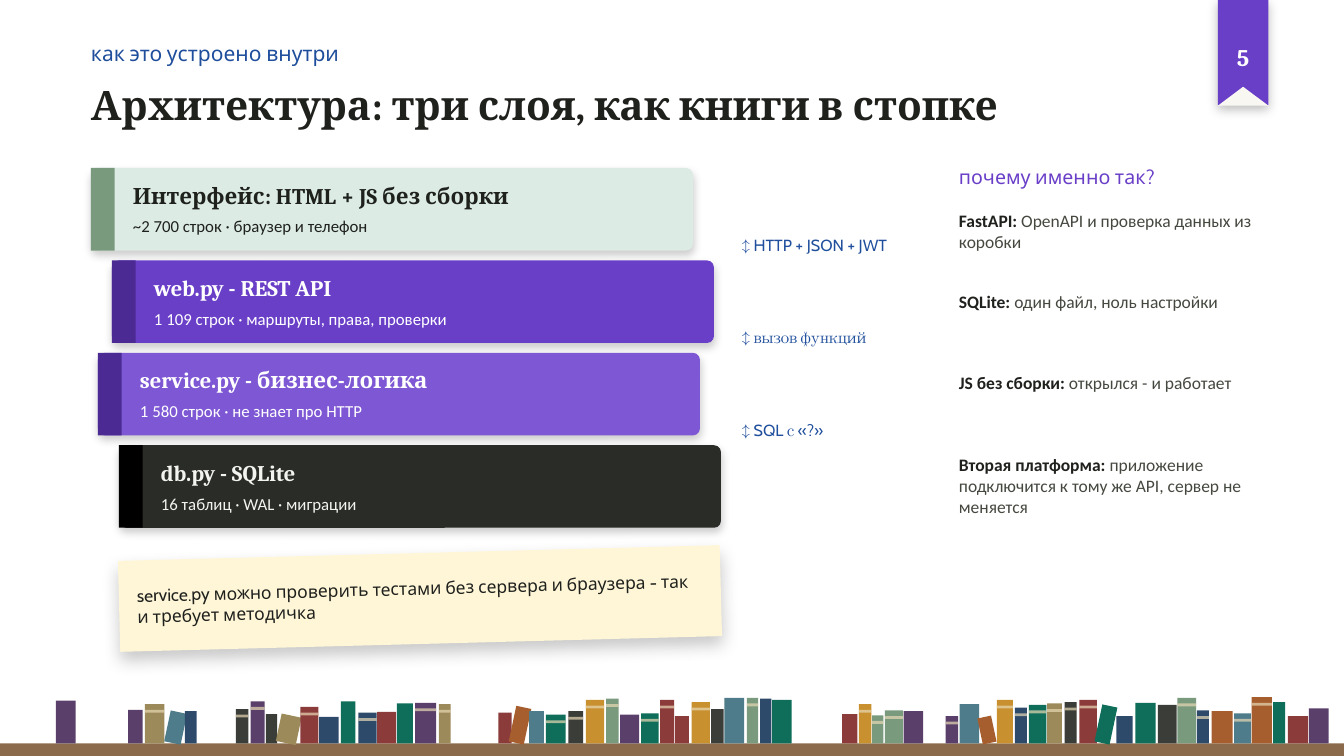
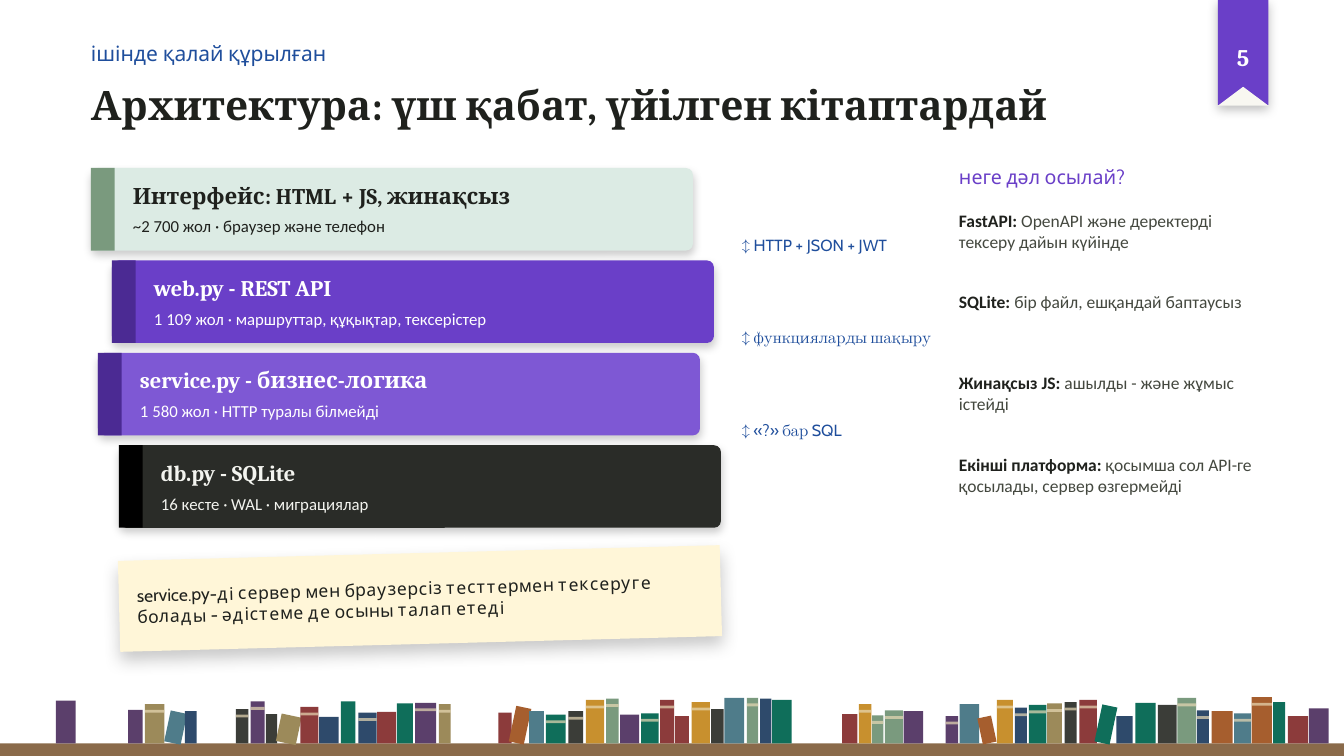
Before and after one commit to Kioku-0/oqu, a slide deck: slide 5 of Для_сдачи/2_Презентации/Оқу_предзащита_рус-каз.pptx. Drawn at 1344x756 pixels with LibreOffice and Linux fonts; fonts in the diff are those of the drawing; background and template pictures are left out. Boxes give left, top, right and bottom in pixels: in the first picture for what was removed or moved away, otherwise in the second. Text is boxed around its words. In the diff, an @@ line names an element or a change of style, - is before the commit and + after.

Commit message:
Казахская версия презентации: весь текст слайдов на казахском
Словарь slides_kk.py по образцу кыргызского; README презентаций: таблица языков по версиям.

```diff
--- a/Для_сдачи/2_Презентации/Оқу_предзащита_рус-каз.pptx
+++ b/Для_сдачи/2_Презентации/Оқу_предзащита_рус-каз.pptx
@@ text at box(91, 45, 326, 66): text changed @@
-как это устроено внутри
+ішінде қалай құрылған
@@ text at box(91, 88, 1046, 130): text changed @@
-Архитектура: три слоя, как книги в стопке
+Архитектура: үш қабат, үйілген кітаптардай
@@ text at box(959, 169, 1117, 188): text changed @@
-почему именно так?
+неге дәл осылай?
@@ text at box(133, 187, 510, 209): text changed @@
-Интерфейс: HTML + JS без сборки
+Интерфейс: HTML + JS, жинақсыз
@@ text at box(133, 220, 385, 235): text changed @@
-~2 700 строк · браузер и телефон
+~2 700 жол · браузер және телефон
@@ text at box(959, 215, 1212, 251): text changed @@
-FastAPI: OpenAPI и проверка данных из коробки
+FastAPI: OpenAPI және деректерді тексеру дайын күйінде
@@ text at box(959, 295, 1242, 311): text changed @@
-SQLite: один файл, ноль настройки
+SQLite: бір файл, ешқандай баптаусыз
@@ text at box(154, 313, 486, 328): text changed @@
-1 109 строк · маршруты, права, проверки
+1 109 жол · маршруттар, құқықтар, тексерістер
@@ text at box(754, 332, 931, 347): text changed @@
-↕ вызов функций
+↕ функцияларды шақыру
@@ text at box(959, 377, 1234, 413): text changed @@
-JS без сборки: открылся - и работает
+Жинақсыз JS: ашылды - және жұмыс істейді
@@ text at box(140, 405, 379, 420): text changed @@
-1 580 строк · не знает про HTTP
+1 580 жол · HTTP туралы білмейді
@@ text at box(783, 424, 842, 440): text changed @@
-↕ SQL с «?»
+↕ «?» бар SQL
@@ text at box(959, 459, 1251, 495): text changed @@
-Вторая платформа: приложение подключится к тому же API, сервер не меняется
+Екінші платформа: қосымша сол API-ге қосылады, сервер өзгермейді
@@ text at box(161, 498, 369, 513): text changed @@
-16 таблиц · WAL · миграции
+16 кесте · WAL · миграциялар
@@ text in rectangle at box(137, 587, 394, 618): text changed @@
-service.py можно проверить тестами без сервера и браузера - так и требует методичка
+service.py-ді сервер мен браузерсіз тесттермен тексеруге болады - әдістеме де осыны талап етеді
```
Also in this commit, not shown: 7 other slides changed, 4 slides added, 4 slides removed, 5 other files.
